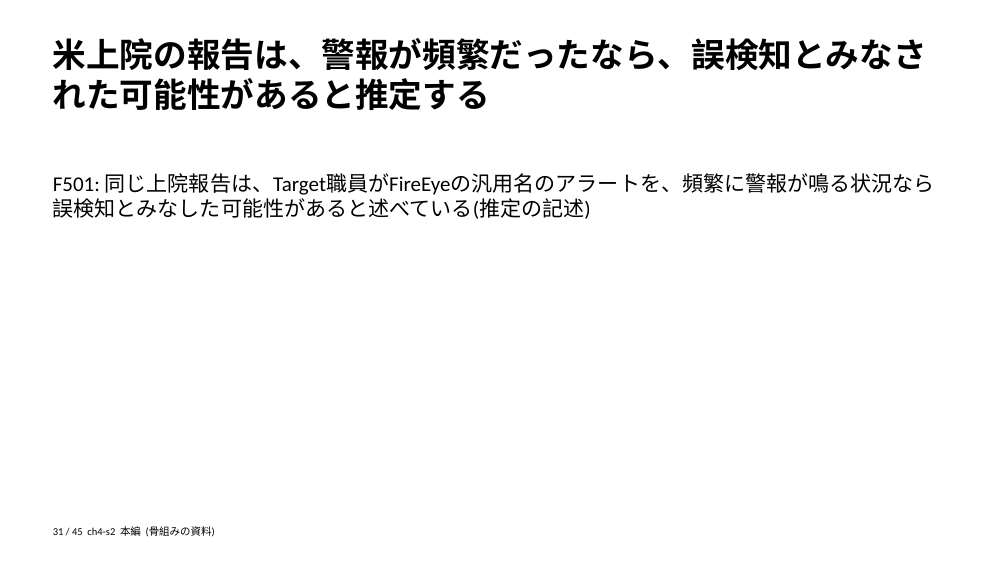
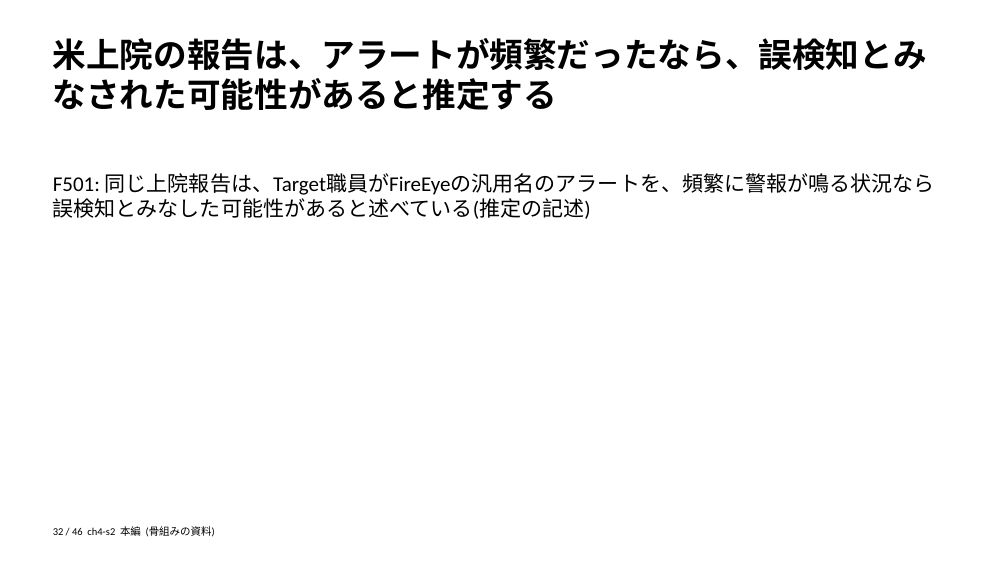
Before and after one commit to zyuuryuu/PPTX-Planner, a slide deck: slide 32 of trial/deck/preview/skeleton.pptx (slide 31 before the commit). Drawn at 1008x567 pixels with LibreOffice and Linux fonts; fonts in the diff are those of the drawing. Boxes give left, top, right and bottom in pixels: in the first picture for what was removed or moved away, otherwise in the second. Text is boxed around its words. In the diff, an @@ line names an element or a change of style, - is before the commit and + after.

```diff
--- a/trial/deck/preview/skeleton.pptx
+++ b/trial/deck/preview/skeleton.pptx
@@ text at [53, 38, 927, 110]: text changed @@
-米上院の報告は、警報が頻繁だったなら、誤検知とみなされた可能性があると推定する
+米上院の報告は、アラートが頻繁だったなら、誤検知とみなされた可能性があると推定する
@@ text at [53, 526, 215, 537]: text changed @@
-31 / 45 ch4-s2 本編 (骨組みの資料)
+32 / 46 ch4-s2 本編 (骨組みの資料)
```
Also in this commit, not shown: 44 other slides changed, 1 slide added, 4 other files.
